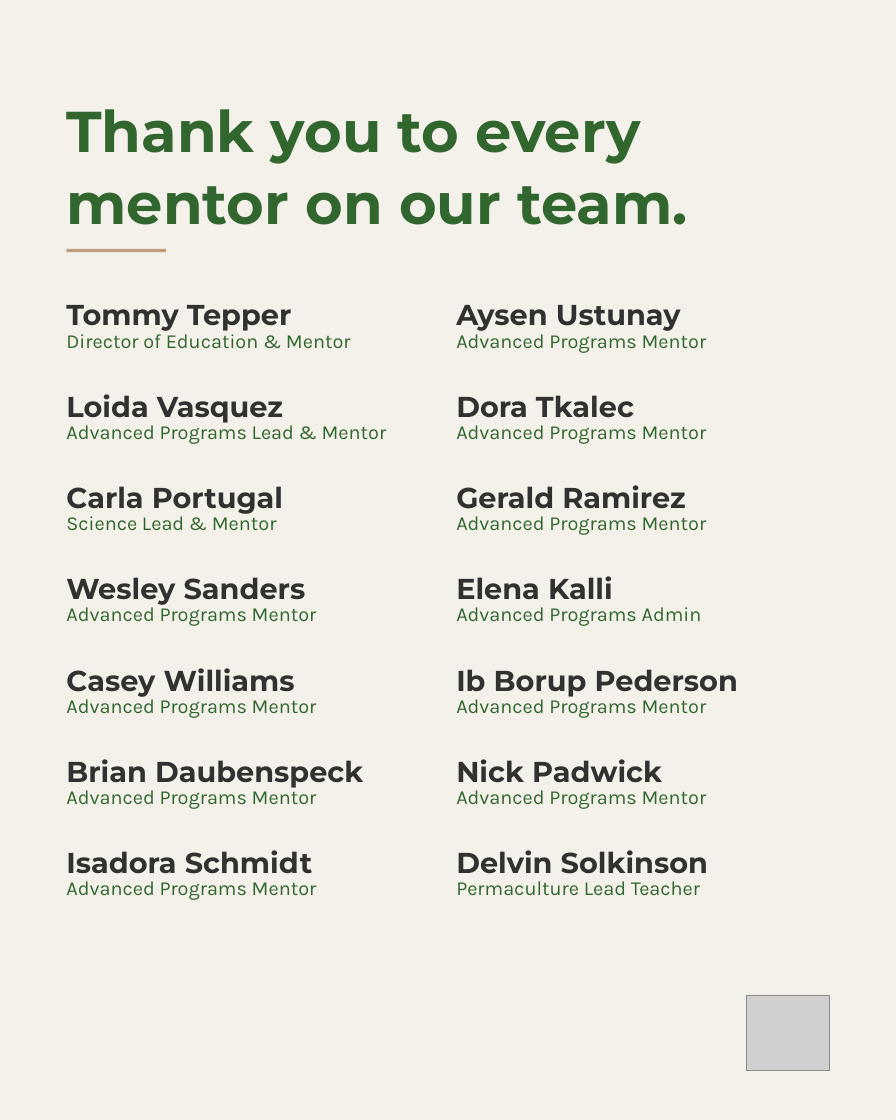
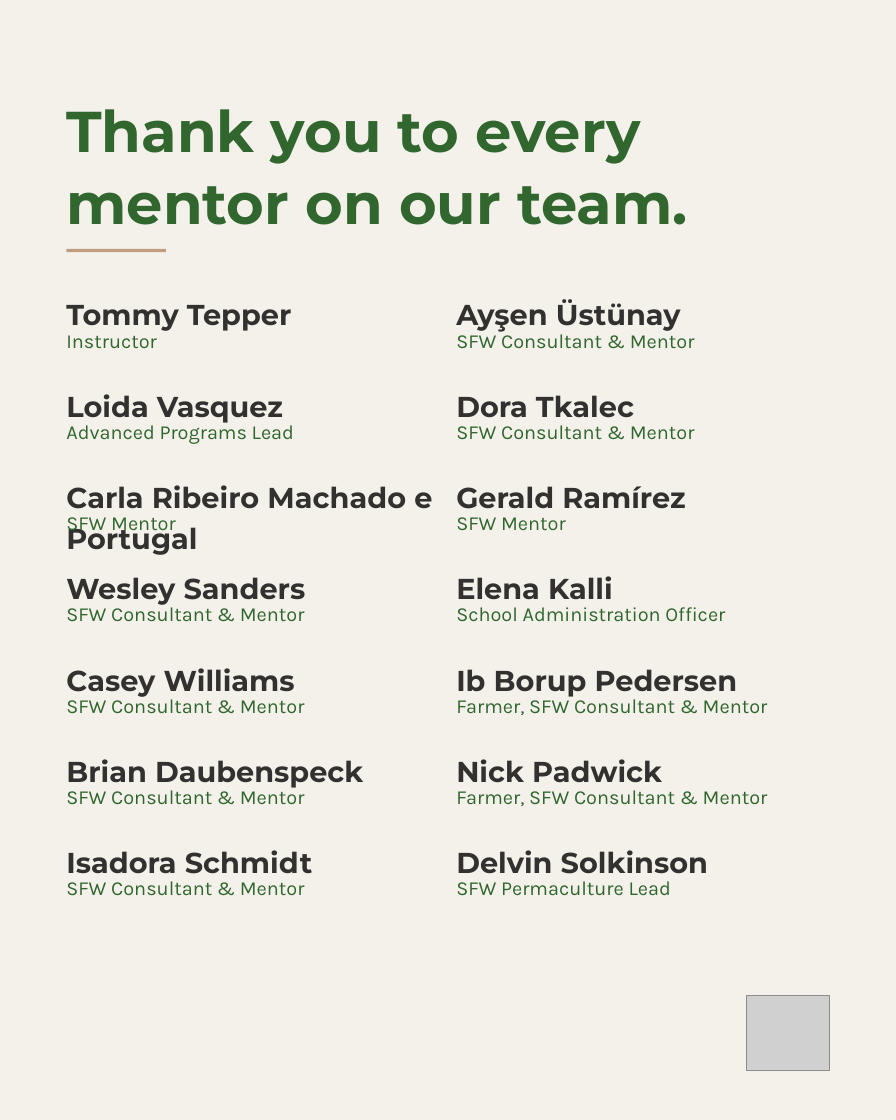
Before and after one commit to linneamoritznyc/SFW-SocialMedia, a slide deck: slide 2 of templates/posts/october/05-10-2026-mon-ig-teachers-day-option-3-wreath.pptx. Drawn at 896x1120 pixels with LibreOffice and Linux fonts; fonts in the diff are those of the drawing; grey boxes stand for pictures. Boxes give left, top, right and bottom in pixels: in the first picture for what was removed or moved away, otherwise in the second. Text is boxed around its words. In the diff, an @@ line names an element or a change of style, - is before the commit and + after.

```diff
--- a/templates/posts/october/05-10-2026-mon-ig-teachers-day-option-3-wreath.pptx
+++ b/templates/posts/october/05-10-2026-mon-ig-teachers-day-option-3-wreath.pptx
@@ text at (456, 299, 681, 332): text changed @@
-Aysen Ustunay
+Ayşen Üstünay
@@ text at (66, 335, 157, 348): text changed @@
-Director of Education & Mentor
+Instructor
@@ text at (456, 330, 695, 348): text changed @@
-Advanced Programs Mentor
+SFW Consultant & Mentor
@@ text at (66, 421, 294, 444): text changed @@
-Advanced Programs Lead & Mentor
+Advanced Programs Lead
@@ text at (456, 425, 695, 439): text changed @@
-Advanced Programs Mentor
+SFW Consultant & Mentor
@@ text at (66, 485, 432, 555): text changed @@
-Carla Portugal
+Carla Ribeiro Machado e Portugal
@@ text at (456, 486, 685, 509): text changed @@
-Gerald Ramirez
+Gerald Ramírez
@@ text at (66, 517, 176, 536): text changed @@
-Science Lead & Mentor
+SFW Mentor
@@ text at (456, 517, 566, 530): text changed @@
-Advanced Programs Mentor
+SFW Mentor
@@ text at (66, 603, 305, 621): text changed @@
-Advanced Programs Mentor
+SFW Consultant & Mentor
@@ text at (456, 607, 725, 621): text changed @@
-Advanced Programs Admin
+School Administration Officer
@@ text at (456, 669, 738, 697): text changed @@
-Ib Borup Pederson
+Ib Borup Pedersen
@@ text at (66, 695, 305, 713): text changed @@
-Advanced Programs Mentor
+SFW Consultant & Mentor
@@ text at (456, 695, 768, 715): text changed @@
-Advanced Programs Mentor
+Farmer, SFW Consultant & Mentor
@@ text at (66, 786, 305, 804): text changed @@
-Advanced Programs Mentor
+SFW Consultant & Mentor
@@ text at (456, 790, 768, 806): text changed @@
-Advanced Programs Mentor
+Farmer, SFW Consultant & Mentor
@@ text at (66, 881, 305, 895): text changed @@
-Advanced Programs Mentor
+SFW Consultant & Mentor
@@ text at (456, 881, 671, 895): text changed @@
-Permaculture Lead Teacher
+SFW Permaculture Lead
```
Also in this commit, not shown: 1 other slide changed, 20 other files.
